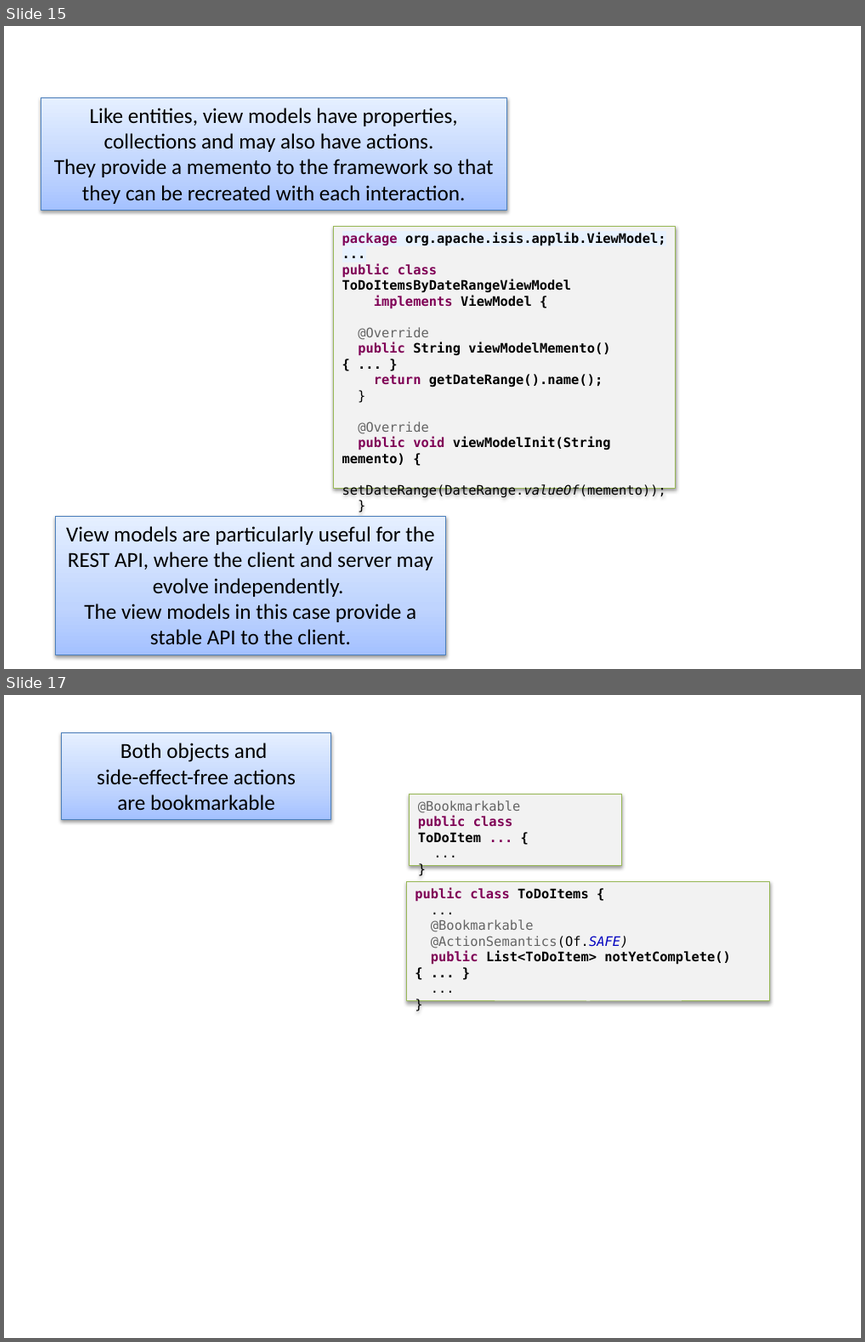
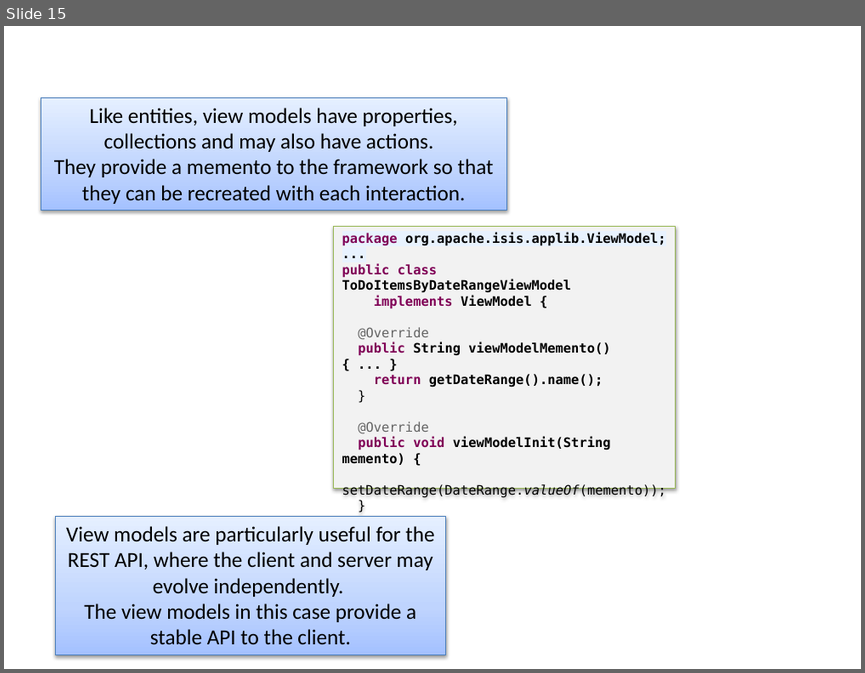
Before and after one commit to apache/causeway-site, a slide deck: content/images/screenshots2/screenshot-captions.pptx. Shown one above the other, each under a label of ours: slides 15 and 17 before the commit, slide 15 after it; the slides between them are not shown. The pictures are 865x1342 and 865x673 pixels, drawn with LibreOffice and Linux fonts; fonts in the diff are those of the drawing. Boxes give left, top, right and bottom in pixels: in the first picture for what was removed or moved away, otherwise in the second. Text is boxed around its words. In the diff, an @@ line names an element or a change of style, - is before the commit and + after.

```diff
--- a/content/images/screenshots2/screenshot-captions.pptx
+++ b/content/images/screenshots2/screenshot-captions.pptx
@@ slide 17 removed at bbox=[4, 695, 861, 1338], background #FFFFFF @@
@@ rectangle removed at bbox=[62, 732, 331, 819] @@
-Both objects and
-side-effect-free actions
-are bookmarkable
@@ rectangle removed at bbox=[409, 794, 621, 866] @@
-@Bookmarkable
-public class ToDoItem ... {
-...
-}
@@ rectangle removed at bbox=[407, 882, 770, 1002] @@
-public class ToDoItems {
-...
-@Bookmarkable
-@ActionSemantics(Of.SAFE)
-public List<ToDoItem> notYetComplete() { ... }
-...
-}
```
Also in this commit, not shown: 1 slide changed, 7 slides added, 3 other slides removed, 1 other file.
